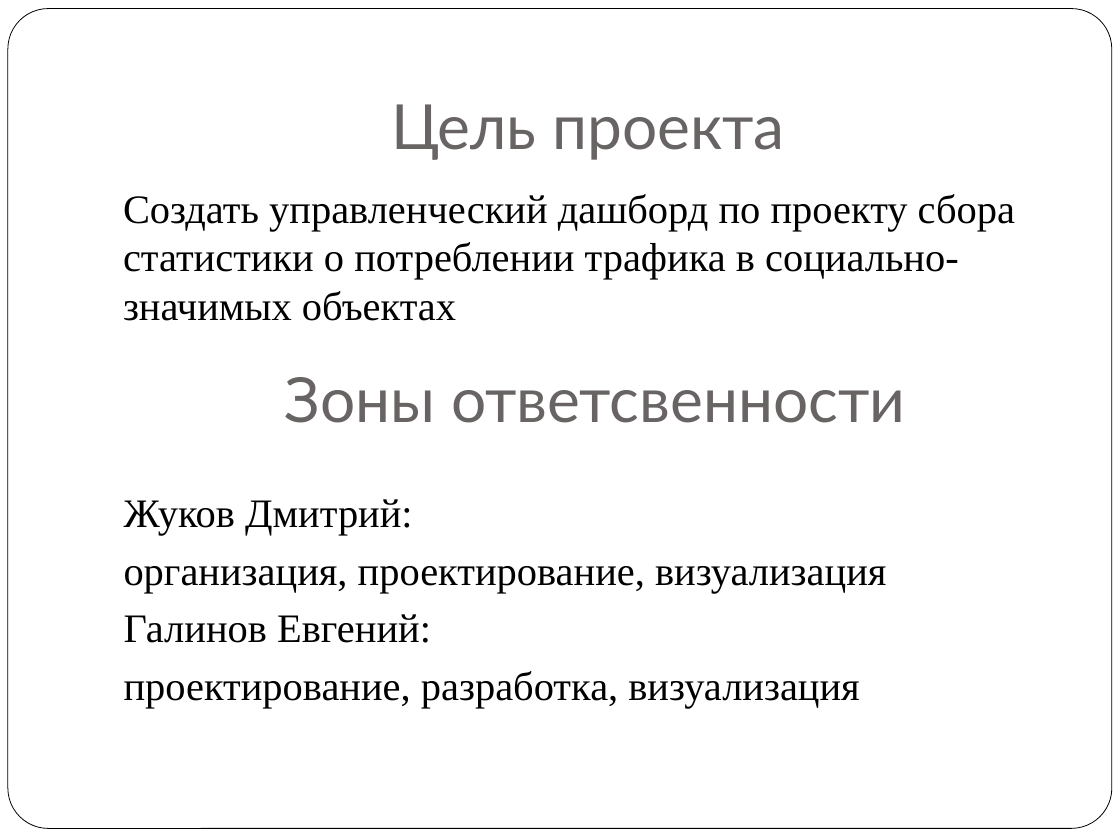
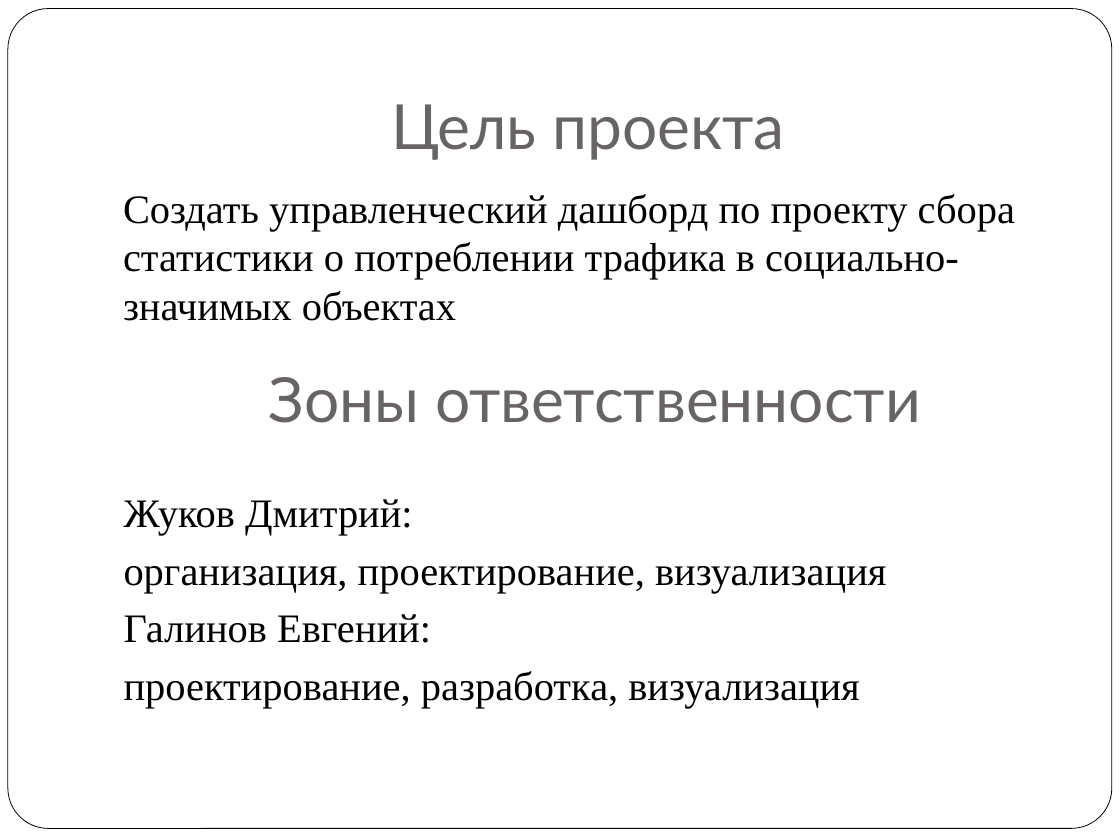
Before and after one commit to galinove/DE_trafic, a slide deck: slide 2 of Итоговый проект.pptx. Drawn at 1120x840 pixels with LibreOffice and Linux fonts; fonts in the diff are those of the drawing. Boxes give left, top, right and bottom in pixels: in the first picture for what was removed or moved away, otherwise in the second. Text is boxed around its words. In the diff, an @@ line names an element or a change of style, - is before the commit and + after.

```diff
--- a/Итоговый проект.pptx
+++ b/Итоговый проект.pptx
@@ text at [269, 377, 921, 423]: text changed @@
-Зоны ответсвенности
+Зоны ответственности
```
